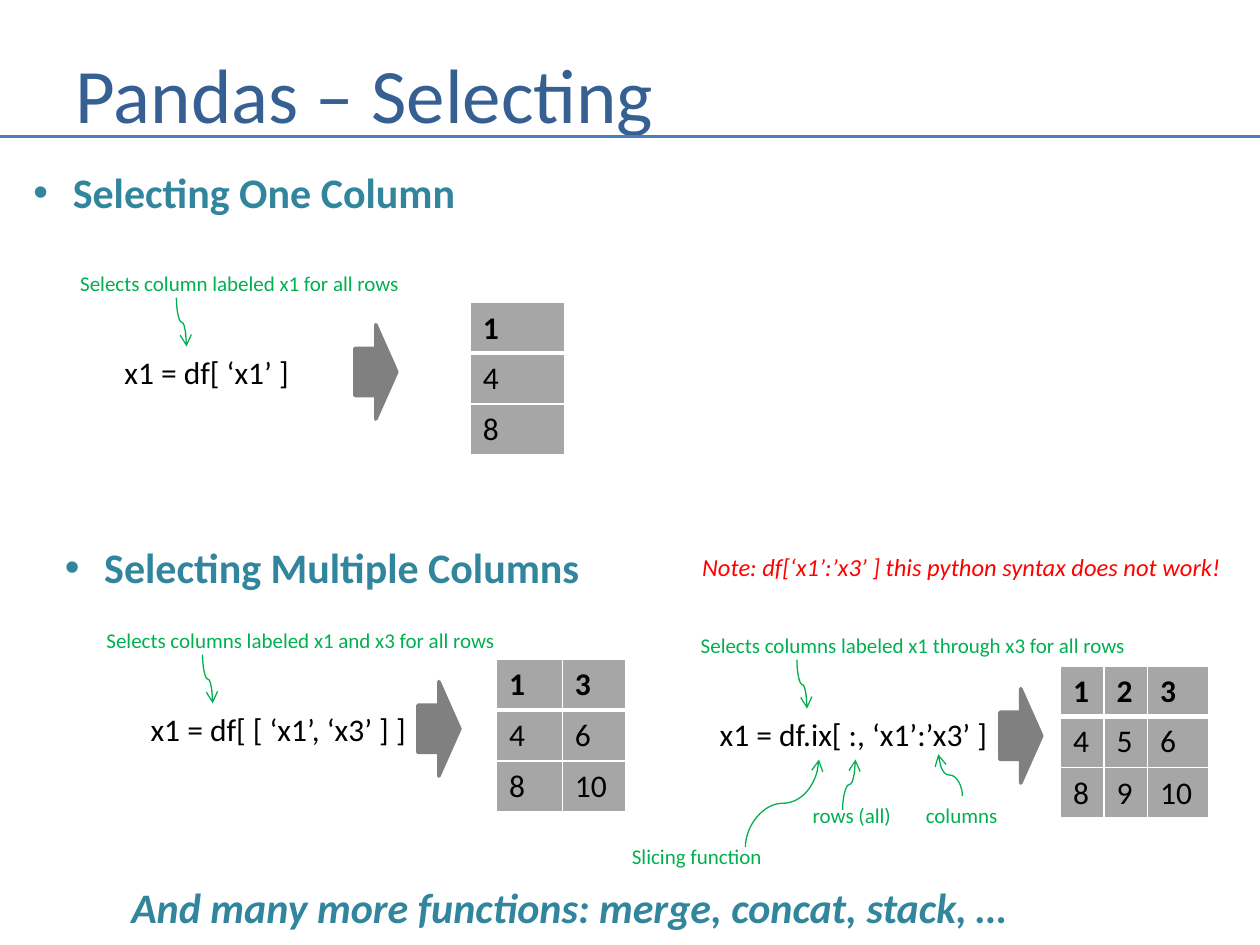
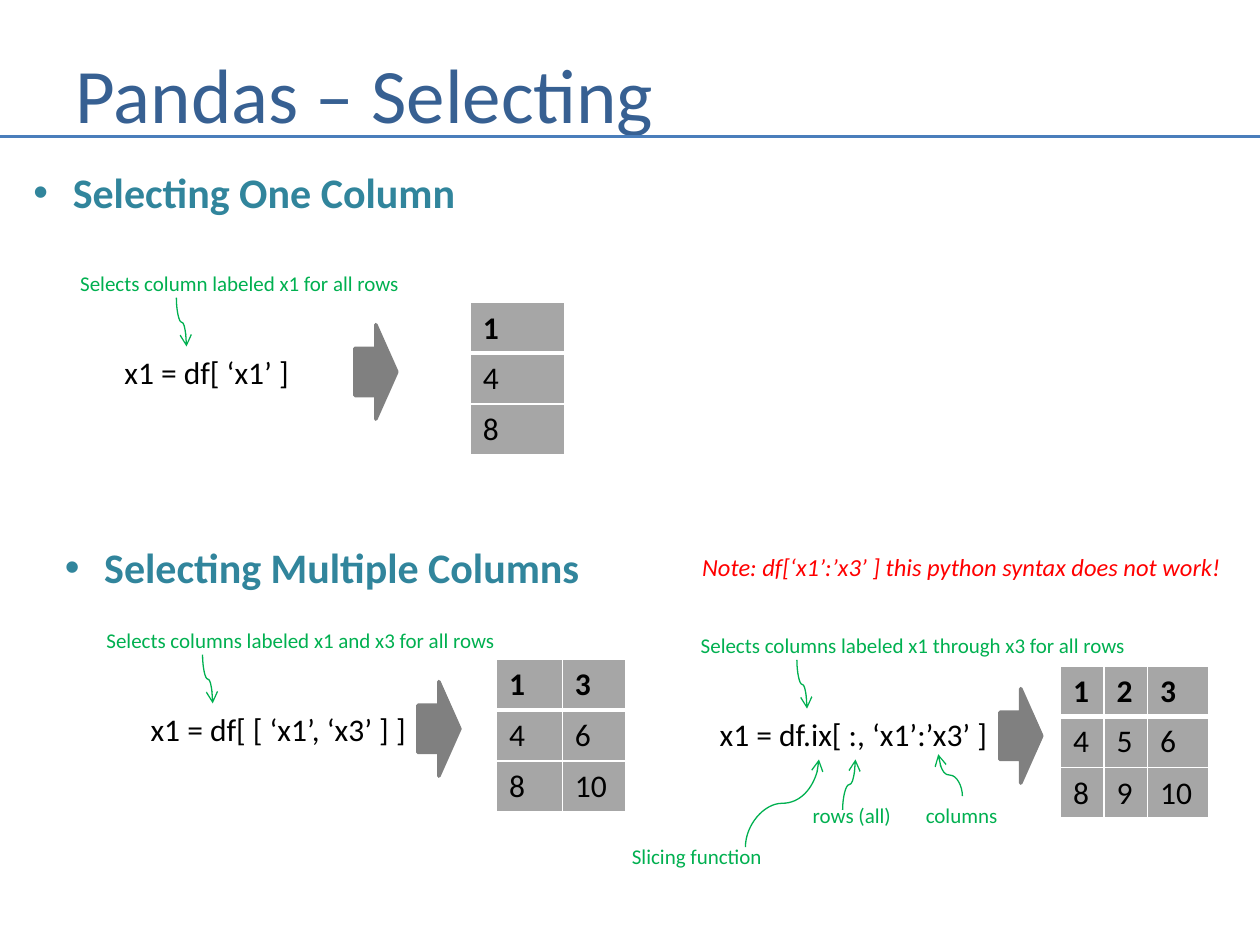
Before and after one commit to andrewferlitsch/Portland-Data-Science-Group, a slide deck: slide 12 of Presentations/Python - Numpy and Pandas.pptx. Drawn at 1260x945 pixels with LibreOffice and Linux fonts; fonts in the diff are those of the drawing. Boxes give left, top, right and bottom in pixels: in the first picture for what was removed or moved away, otherwise in the second. Text is boxed around its words. In the diff, an @@ line names an element or a change of style, - is before the commit and + after.

Commit message:
pandas update

```diff
--- a/Presentations/Python - Numpy and Pandas.pptx
+++ b/Presentations/Python - Numpy and Pandas.pptx
@@ text removed at (x1=131, y1=893, x2=967, y2=930) @@
-And many more functions: merge, concat, stack, …
```
Also in this commit, not shown: 3 slides added.
